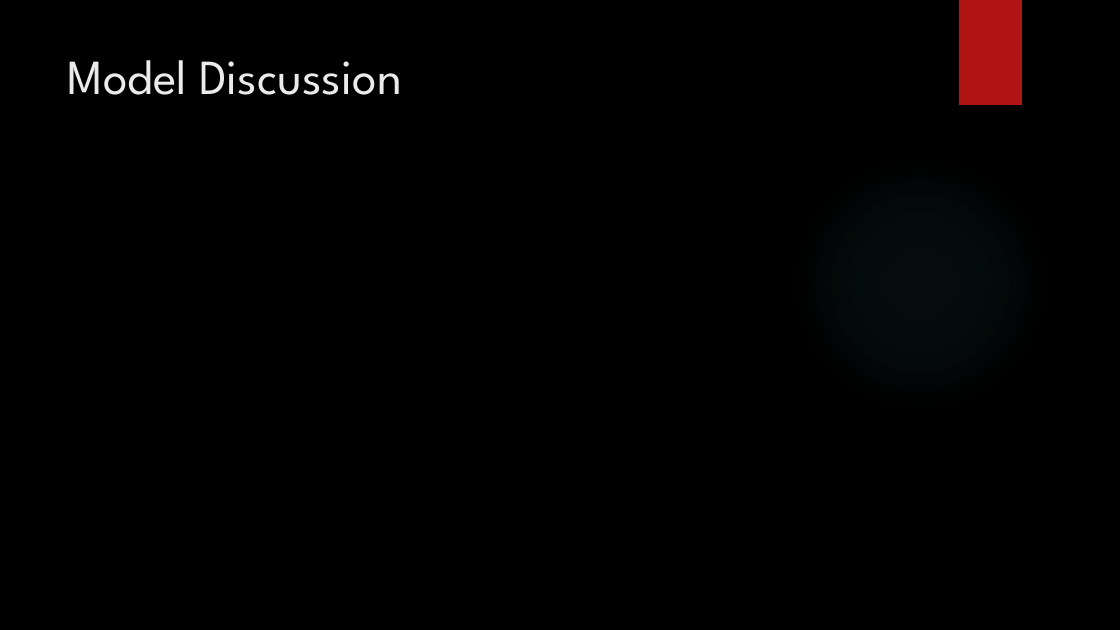
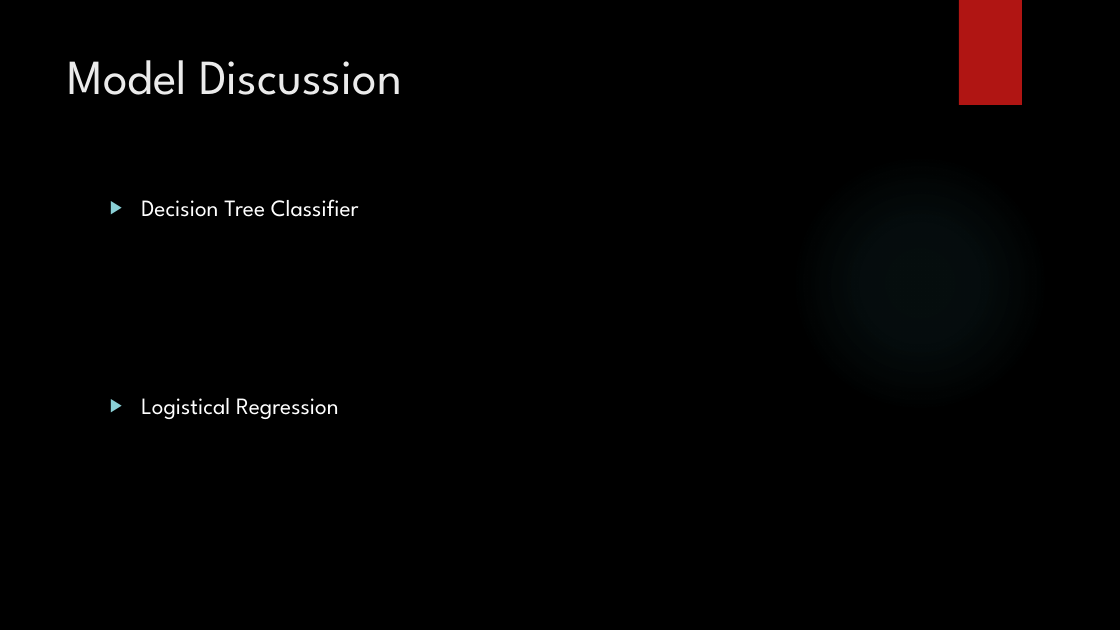
Before and after one commit to SKuczynski17/Group-1-Final-Project, a slide deck: slide 11 of Internal Predicting the NFL Game Winner Presentation.pptx. Drawn at 1120x630 pixels with LibreOffice and Linux fonts; fonts in the diff are those of the drawing; background and template pictures are left out. Boxes give left, top, right and bottom in pixels: in the first picture for what was removed or moved away, otherwise in the second. Text is boxed around its words. In the diff, an @@ line names an element or a change of style, - is before the commit and + after.

```diff
--- a/Internal Predicting the NFL Game Winner Presentation.pptx
+++ b/Internal Predicting the NFL Game Winner Presentation.pptx
@@ text added at (x1=141, y1=199, x2=359, y2=419), 20 pt, text #FFFFFF @@
+▶ Decision Tree Classifier
+▶ Logistical Regression
```
Also in this commit, not shown: 4 other slides changed.
